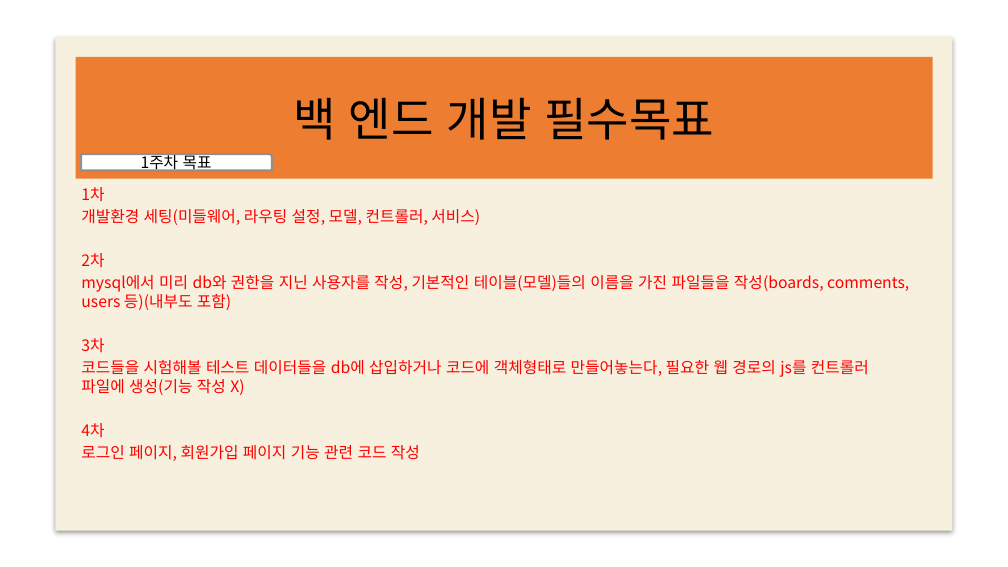
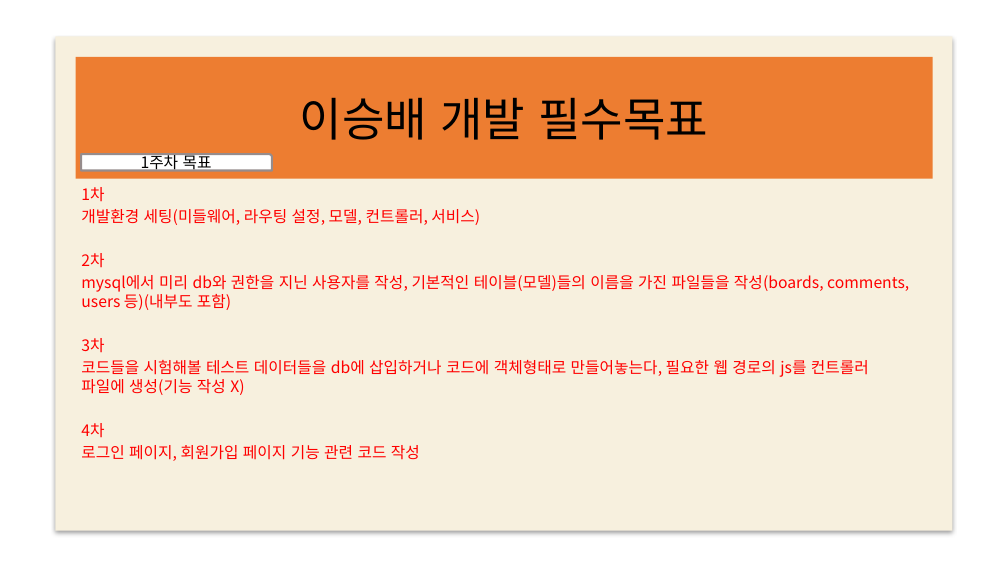
Before and after one commit to web5-kimgangmoon/teamproject_cloneCoding-Kim-Lee-Son-, a slide deck: slide 17 of 스케줄표.pptx (slide 14 before the commit). Drawn at 1008x567 pixels with LibreOffice and Linux fonts; fonts in the diff are those of the drawing; background and template pictures are left out. Boxes give left, top, right and bottom in pixels: in the first picture for what was removed or moved away, otherwise in the second. Text is boxed around its words. In the diff, an @@ line names an element or a change of style, - is before the commit and + after.

```diff
--- a/스케줄표.pptx
+++ b/스케줄표.pptx
@@ title at bbox=[300, 97, 708, 140]: text changed @@
-백 엔드 개발 필수목표
+이승배 개발 필수목표
```
Also in this commit, not shown: 9 other slides changed, 3 slides added.
